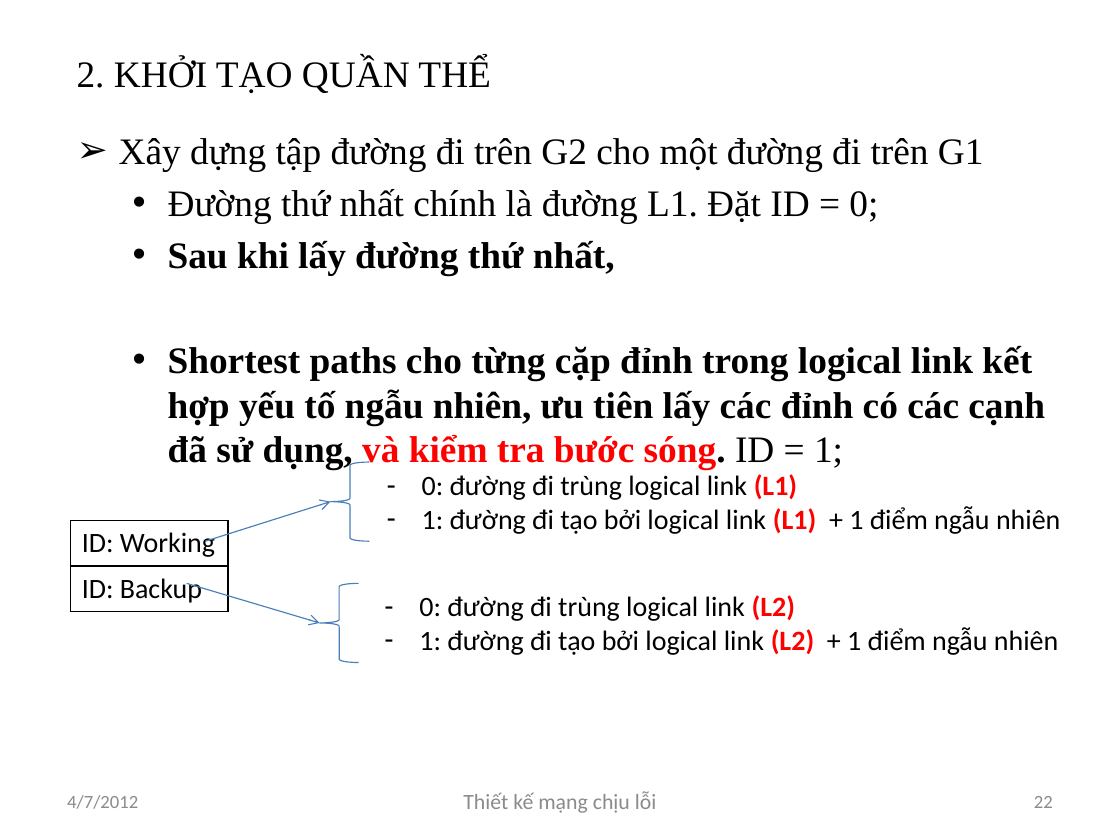
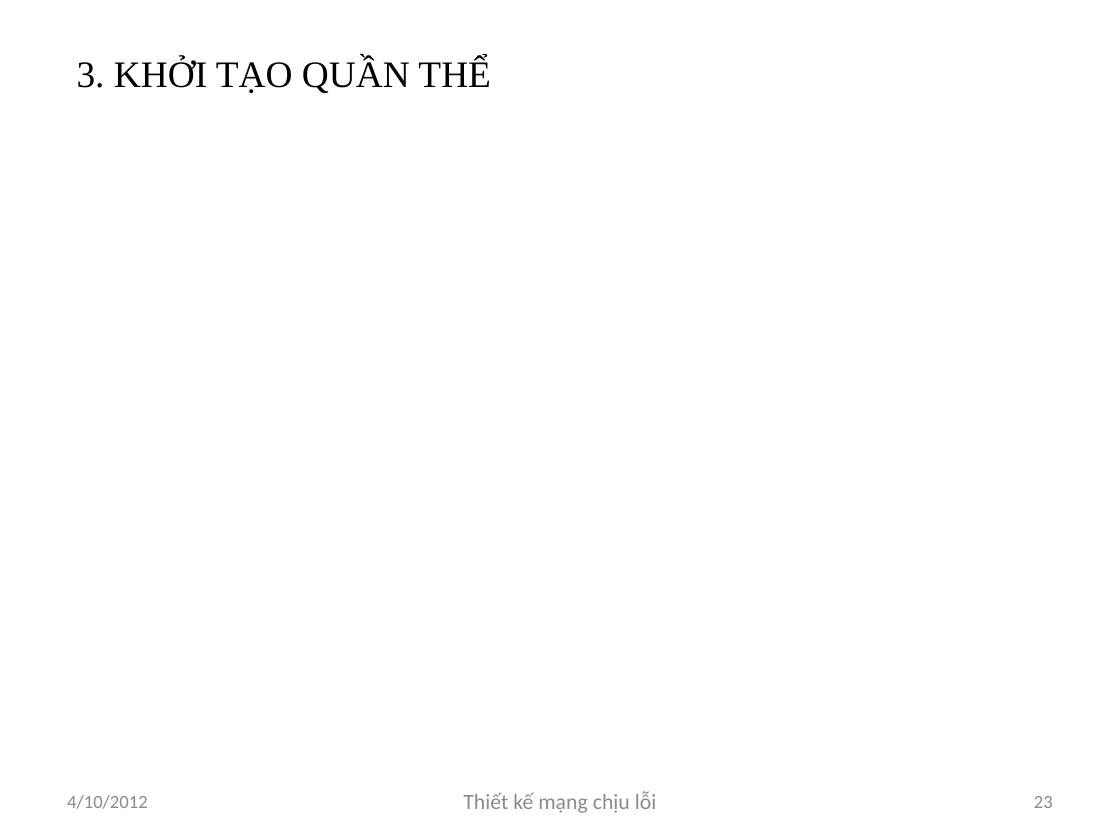
Before and after one commit to luongnv89/GAMSOND, a slide deck: slide 23 of Presents/Luongnv.Intro6.0.pptx (slide 22 before the commit). Drawn at 1120x840 pixels with LibreOffice and Linux fonts; fonts in the diff are those of the drawing. Boxes give left, top, right and bottom in pixels: in the first picture for what was removed or moved away, otherwise in the second. Text is boxed around its words. In the diff, an @@ line names an element or a change of style, - is before the commit and + after.

```diff
--- a/Presents/Luongnv.Intro6.0.pptx
+++ b/Presents/Luongnv.Intro6.0.pptx
@@ title at [77, 58, 491, 93]: text changed @@
-2. KHỞI TẠO QUẦN THỂ
+3. KHỞI TẠO QUẦN THỂ
@@ text removed at [119, 138, 1045, 470] @@
-➢ Xây dựng tập đường đi trên G2 cho một đường đi trên G1
-  • Đường thứ nhất chính là đường L1. Đặt ID = 0;
-  • Sau khi lấy đường thứ nhất,
-  • Shortest paths cho từng cặp đỉnh trong logical link kết hợp yếu tố ngẫu nhiên, ưu tiên lấy các đỉnh có các cạnh đã sử dụng, và kiểm tra bước sóng. ID = 1;
@@ left brace removed at [330, 463, 370, 542] @@
@@ text removed at [422, 474, 1060, 534] @@
-– 0: đường đi trùng logical link (L1)
-– 1: đường đi tạo bởi logical link (L1) + 1 điểm ngẫu nhiên
@@ arrow removed from (205, 541) to (330, 502) @@
@@ table removed at [71, 521, 227, 612], 2 rows, 1 columns @@
-ID: Working
-ID: Backup
@@ arrow removed from (187, 584) to (319, 623) @@
@@ left brace removed at [319, 584, 358, 663] @@
@@ text removed at [419, 595, 1058, 655] @@
-– 0: đường đi trùng logical link (L2)
-– 1: đường đi tạo bởi logical link (L2) + 1 điểm ngẫu nhiên
@@ text at [67, 795, 148, 809]: text changed @@
-4/7/2012
+4/10/2012
@@ page number at [1034, 796, 1053, 808]: text changed @@
-22
+23
```
Also in this commit, not shown: 35 other slides changed, 18 other files.
